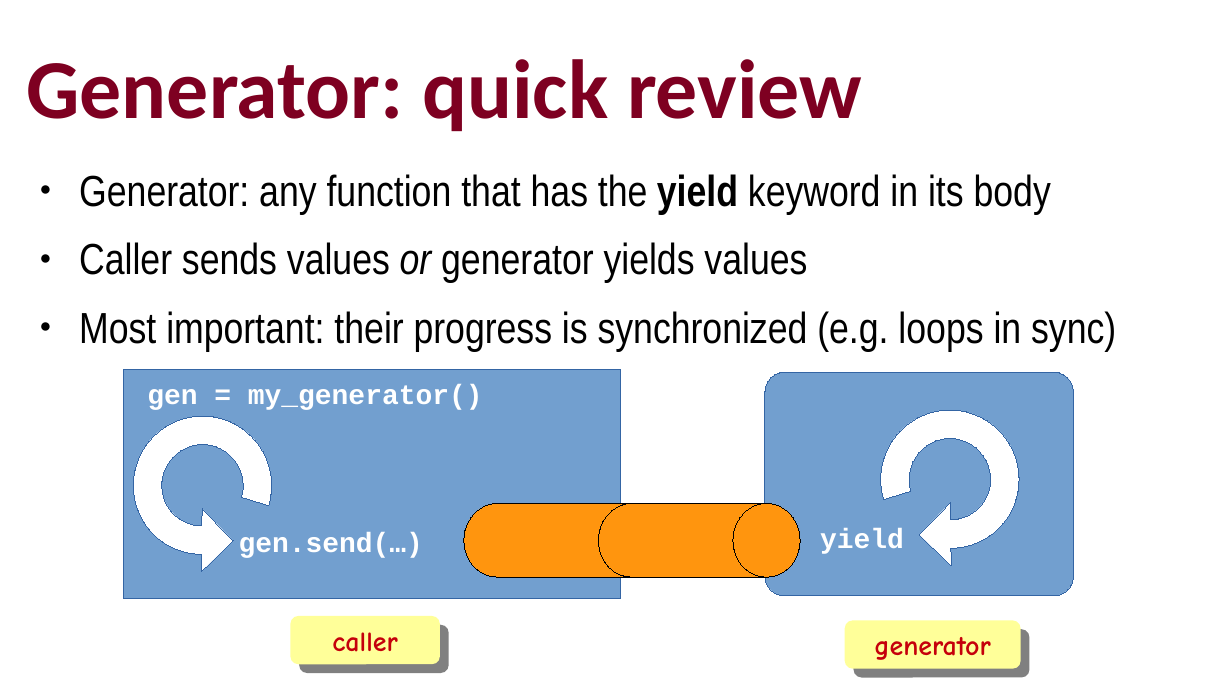
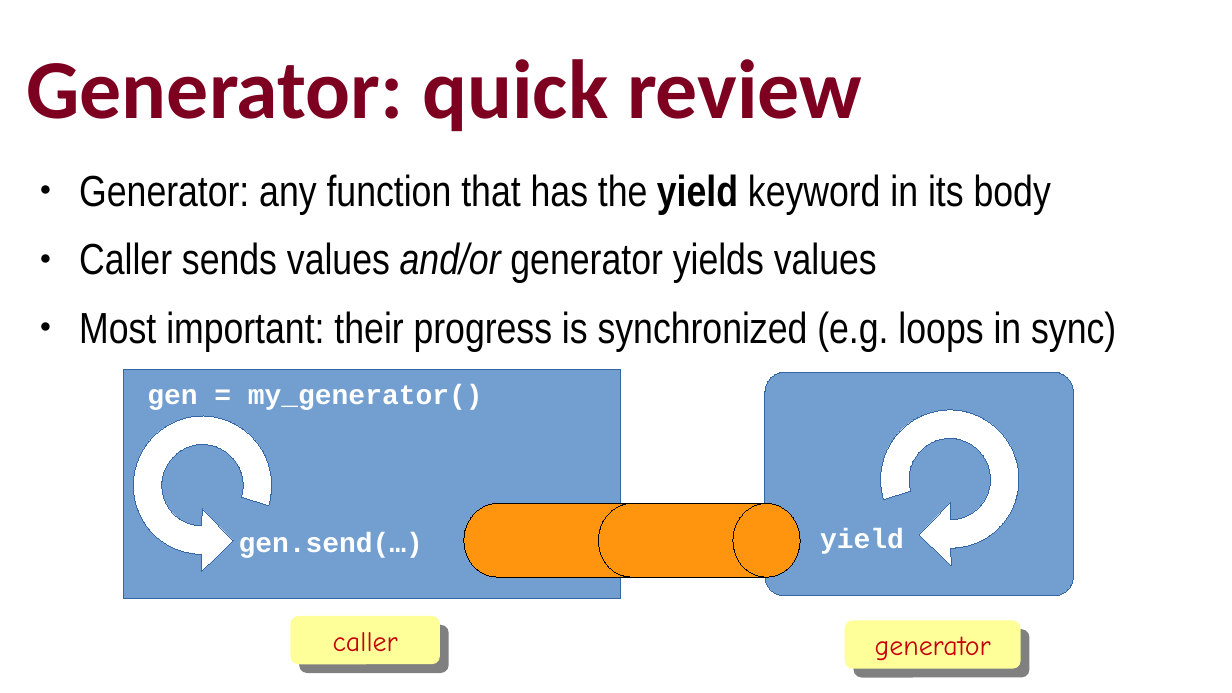
Before and after one commit to ramalho/platespinning, a slide deck: slide 5 of plate-spinning-oscon-eu.odp. Drawn at 1232x693 pixels with LibreOffice and Linux fonts; fonts in the diff are those of the drawing. Boxes give left, top, right and bottom in pixels: in the first picture for what was removed or moved away, otherwise in the second. Text is boxed around its words. In the diff, an @@ line names an element or a change of style, - is before the commit and + after.

```diff
--- a/plate-spinning-oscon-eu.odp
+++ b/plate-spinning-oscon-eu.odp
@@ text at (x1=79, y1=242, x2=877, y2=283): text changed @@
-● Caller sends values or generator yields values
+● Caller sends values and/or generator yields values
@@ rounded rectangle "caller" at (x1=291, y1=616, x2=440, y2=664): bold off @@
@@ rounded rectangle "generator" at (x1=845, y1=620, x2=1021, y2=669): bold off @@
```
Also in this commit, not shown: 27 other slides changed, 2 slides added, 2 slides removed, 11 other files.
